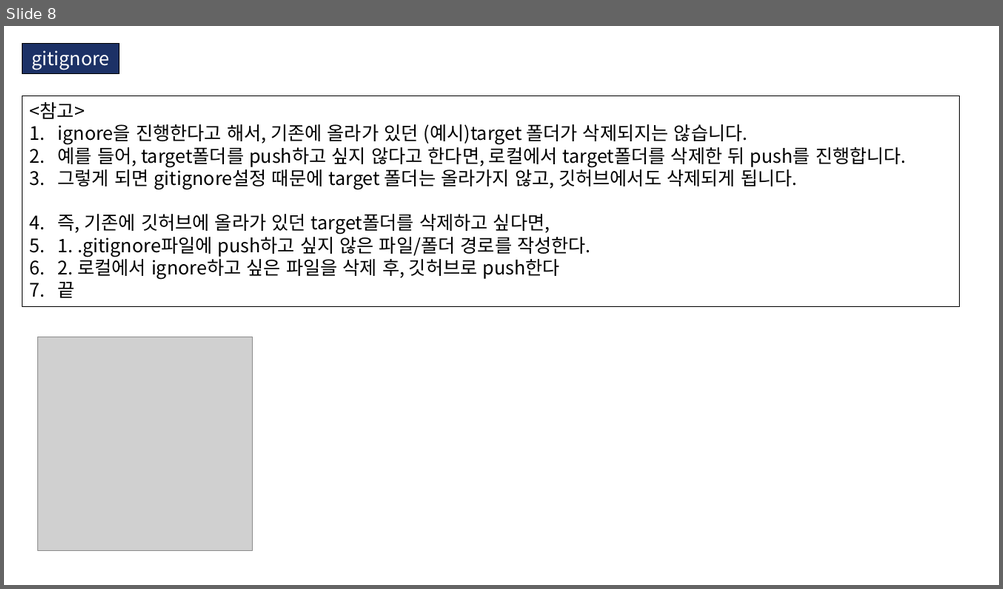
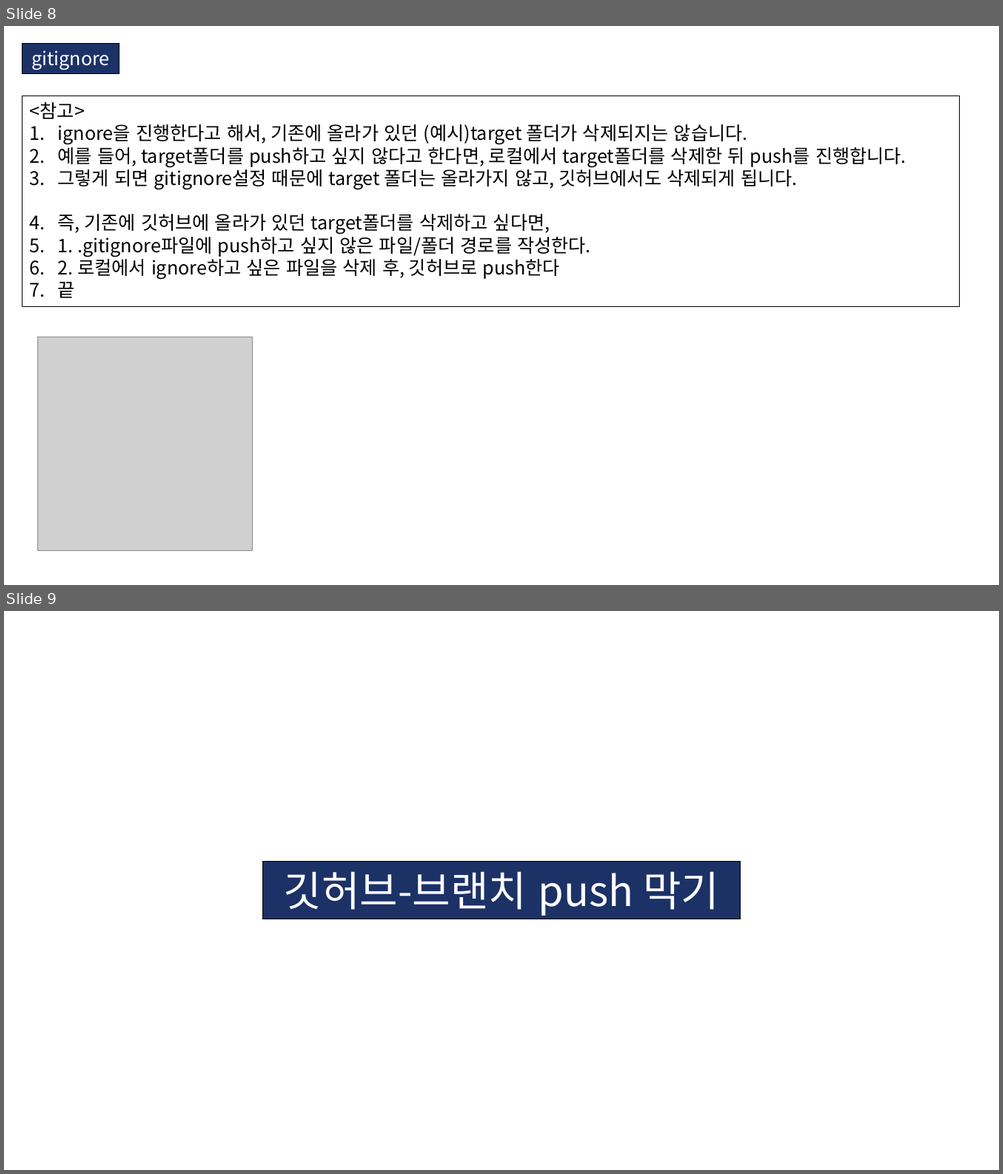
Before and after one commit to KIM-BEOMSOO/study, a slide deck: 00.공부 정리(최종)/08.git/01.github/02.gitignore/01.gitignore.pptx. Shown one above the other, each under a label of ours: slide 8 before the commit, slides 8 and 9 after it. The pictures are 1003x589 and 1003x1174 pixels, drawn with LibreOffice and Linux fonts; fonts in the diff are those of the drawing; grey boxes stand for pictures. Boxes give left, top, right and bottom in pixels: in the first picture for what was removed or moved away, otherwise in the second. Text is boxed around its words. In the diff, an @@ line names an element or a change of style, - is before the commit and + after.

Commit message:
깃허브 공부내용 추가

```diff
--- a/00.공부 정리(최종)/08.git/01.github/02.gitignore/01.gitignore.pptx
+++ b/00.공부 정리(최종)/08.git/01.github/02.gitignore/01.gitignore.pptx
@@ slide 9 added at (4,611,999,1170), background #FFFFFF @@
@@ rectangle added at (263,862,740,919), fill #1C3166, outline #000000 0.75 pt, 40 pt, text #FFFFFF @@
+깃허브-브랜치 push 막기
```
Also in this commit, not shown: 6 other slides added.
